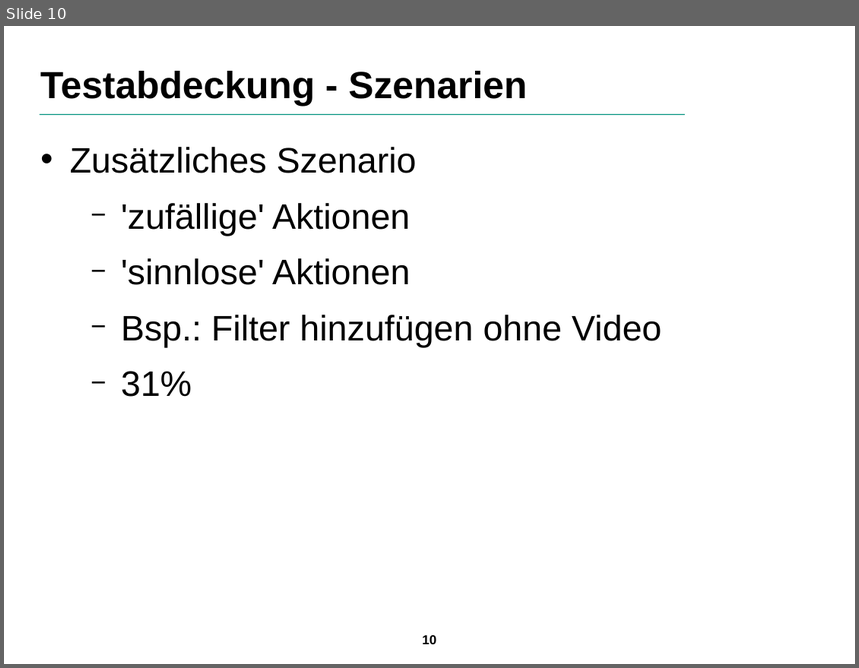
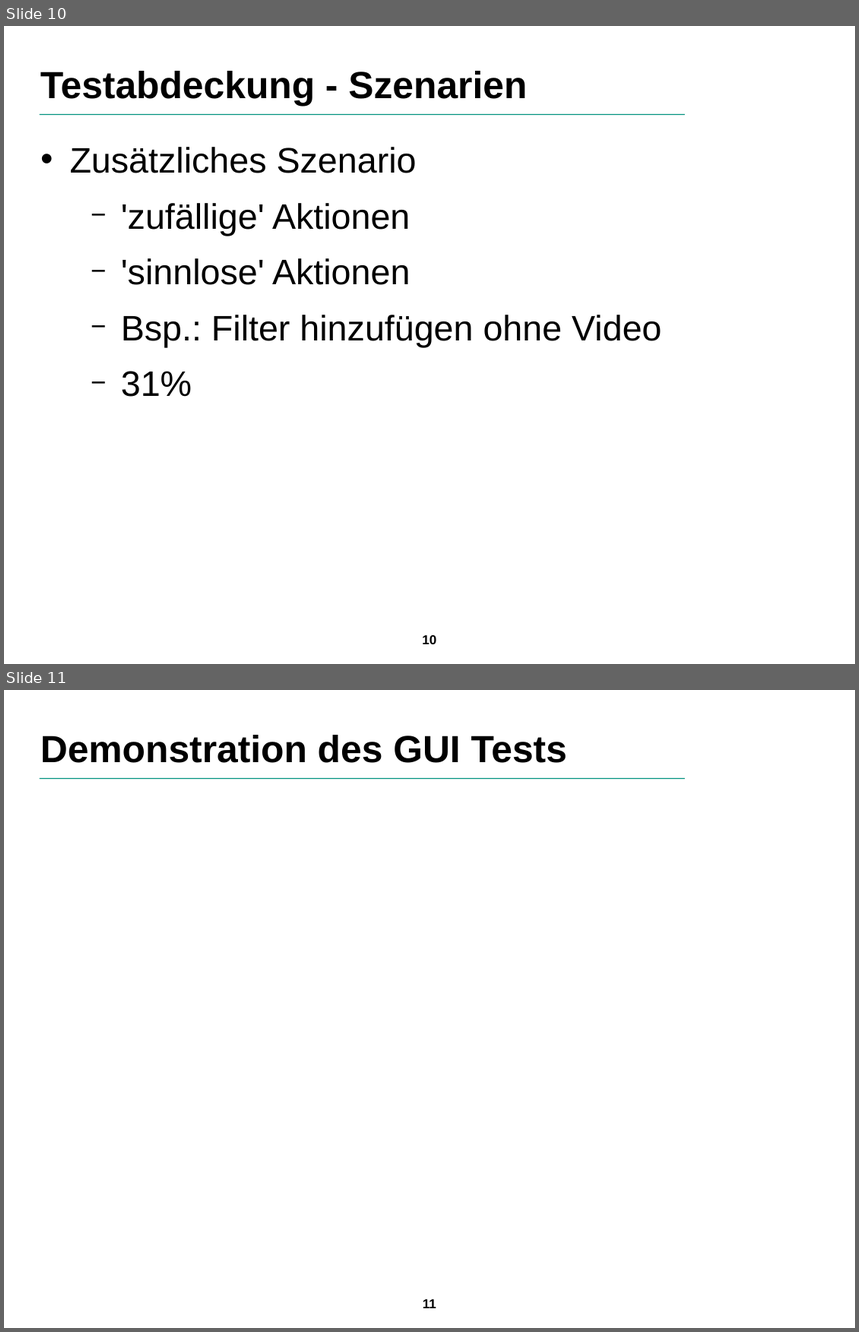
Before and after one commit to SuppenGeist/pse-ws1516-videoencoder-ta, a slide deck: Qualitätssicherung/Präsentation/Praesentation.odp. Shown one above the other, each under a label of ours: slide 10 before the commit, slides 10 and 11 after it. The pictures are 859x668 and 859x1332 pixels, drawn with LibreOffice and Linux fonts; fonts in the diff are those of the drawing; background and template pictures are left out. Boxes give left, top, right and bottom in pixels: in the first picture for what was removed or moved away, otherwise in the second. Text is boxed around its words. In the diff, an @@ line names an element or a change of style, - is before the commit and + after.

```diff
--- a/Qualitätssicherung/Präsentation/Praesentation.odp
+++ b/Qualitätssicherung/Präsentation/Praesentation.odp
@@ slide 11 added at [4,690,855,1328], background picture (left out); not listed: 2 template elements that a slide beside it also shows @@
@@ title added at [40,735,567,763], 32 pt, text #000000, bold @@
+Demonstration des GUI Tests
```
Also in this commit, not shown: 5 slides changed.
